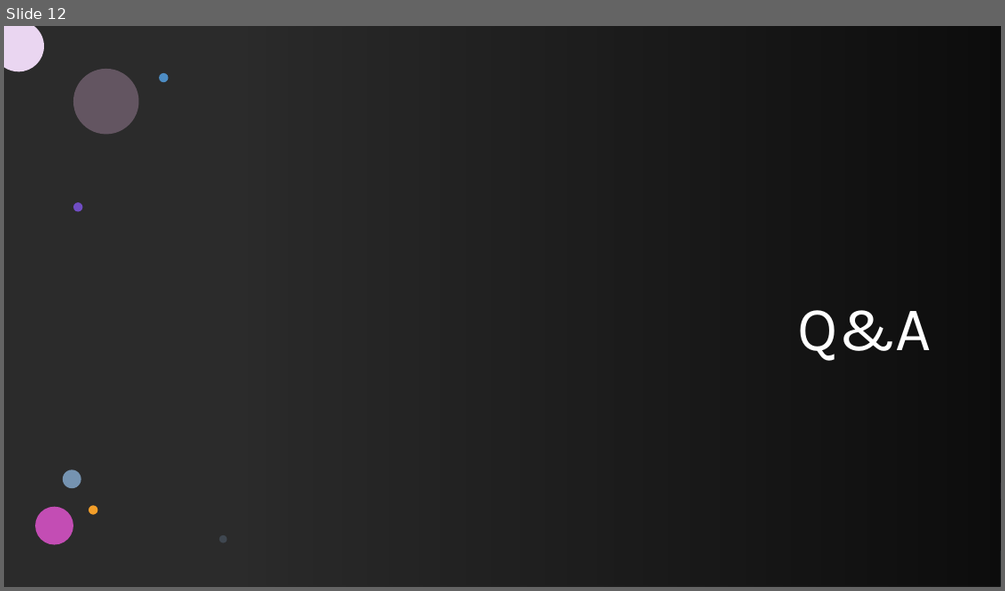
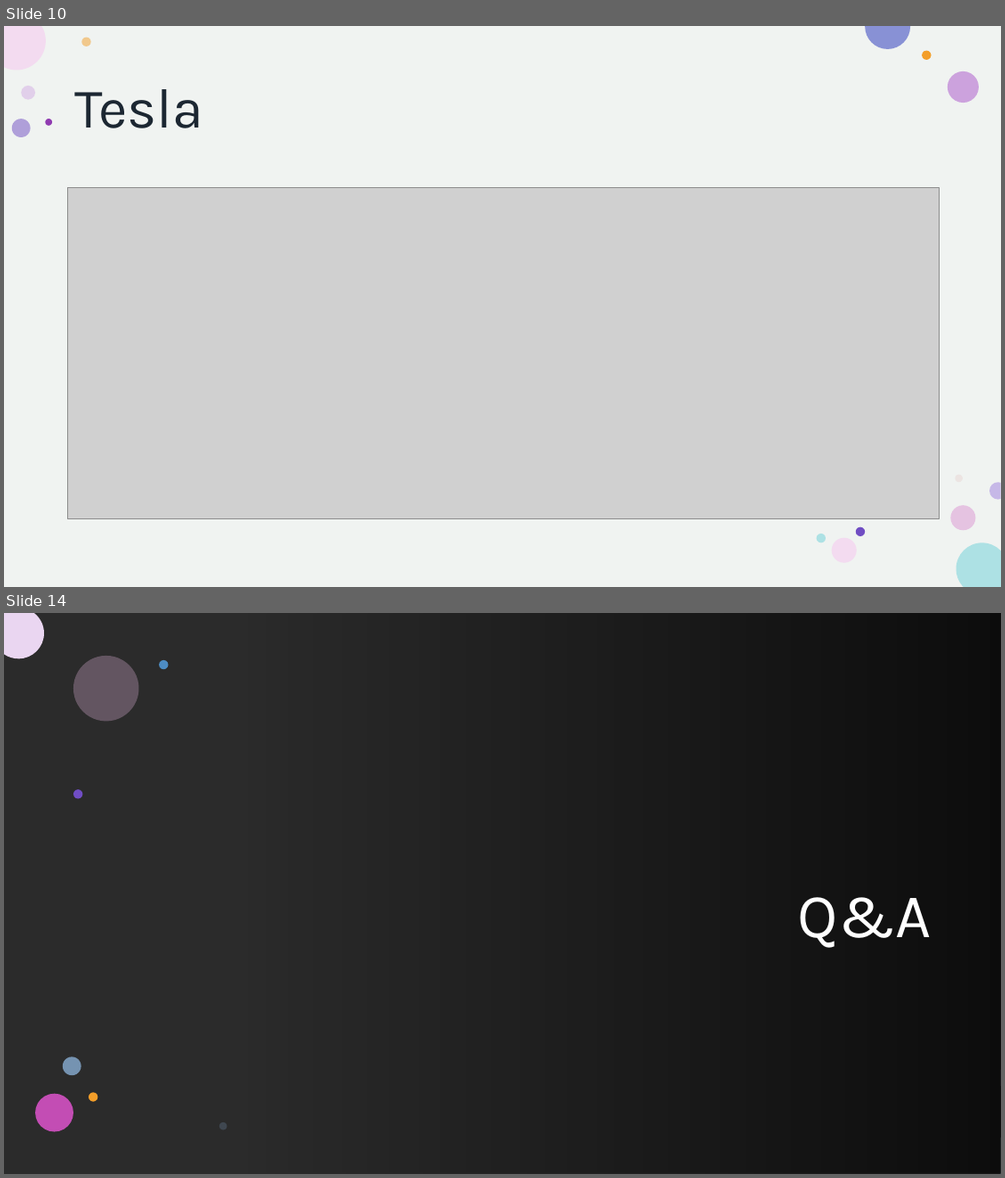
Before and after one commit to howie-zeng/Analyzing-Retail-Sentiment-and-Detecting-Trading-Signals, a slide deck: Presentation.pptx. Shown one above the other, each under a label of ours: slide 12 before the commit, slides 10 and 14 after it; the slides between them are not shown. The pictures are 1005x591 and 1005x1178 pixels, drawn with LibreOffice and Linux fonts; fonts in the diff are those of the drawing; grey boxes stand for pictures; background and template pictures are left out; a plain dark background stands for a picture behind light text. Boxes give left, top, right and bottom in pixels: in the first picture for what was removed or moved away, otherwise in the second. Text is boxed around its words. In the diff, an @@ line names an element or a change of style, - is before the commit and + after.

```diff
--- a/Presentation.pptx
+++ b/Presentation.pptx
@@ slide 10 added at (4,26,1001,587), background #FFFFFF @@
@@ rectangle added at (4,26,1001,587), fill #F0F3F1 @@
@@ title added at (75,89,203,128), 54 pt, text #1C2732 @@
+Tesla
@@ picture added at (67,188,939,519) @@
@@ group added at (4,26,1001,587): 11 ellipses, 4 freeform shapes @@
@@ what was slide 12 is now slide 14 @@
```
Also in this commit, not shown: 1 other slide added, 3 other files.
